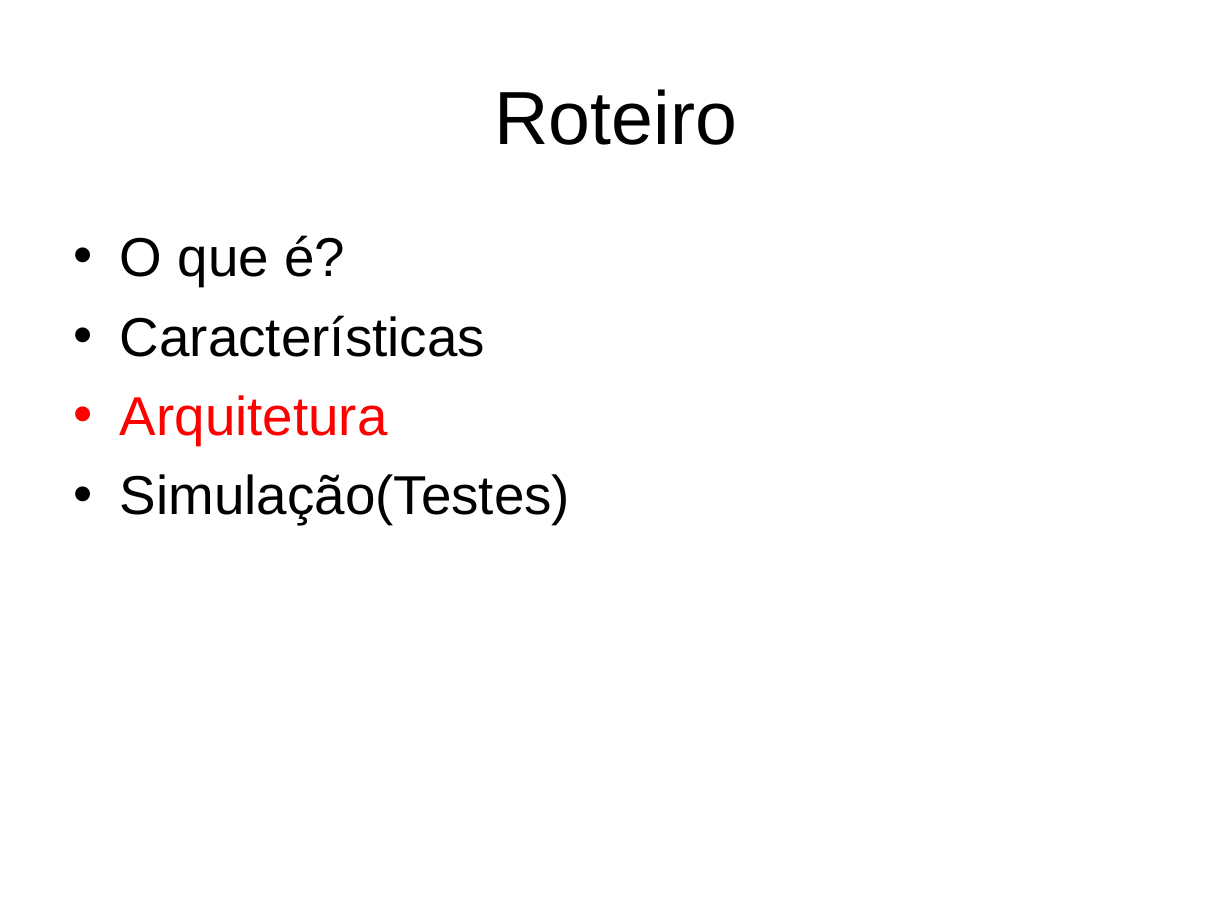
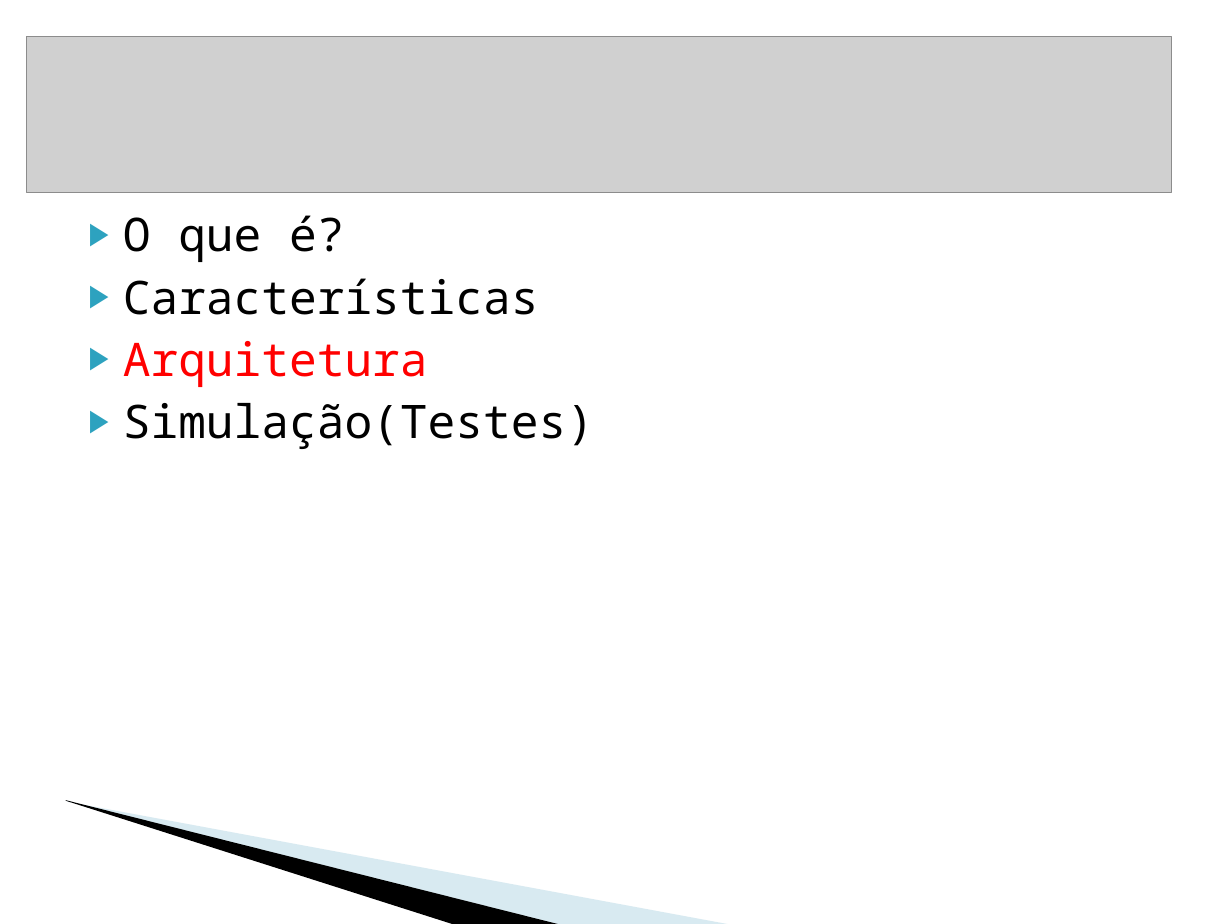
Before and after one commit to krishprince/rollerslam, a slide deck: slide 7 of docs/PresentationSD.ppt. Drawn at 1232x924 pixels with LibreOffice and Linux fonts; fonts in the diff are those of the drawing; grey boxes stand for pictures; background and template pictures are left out. Boxes give left, top, right and bottom in pixels: in the first picture for what was removed or moved away, otherwise in the second. Text is boxed around its words. In the diff, an @@ line names an element or a change of style, - is before the commit and + after.

```diff
--- a/docs/PresentationSD.ppt
+++ b/docs/PresentationSD.ppt
@@ picture added at (26,36,1170,192) @@
@@ title removed at (495,89,738,145) @@
-Roteiro
@@ text "O que é?": place and size @@
-text "O que é?" at (120,235,570,524)
+text "O que é?" at (123,215,594,449)
@@ text "O que é?" at (123,215,594,449): size 32 to 27 pt, font Arial to Noto Sans Mono; bullet • to ▶; less space between paragraphs; bullet colour #000000 to #2DA2BF; bullet colour #FF0000 to #2DA2BF @@
@@ freeform shape added at (96,674,609,869), fill #9FCBDC at 40% opacity @@
@@ freeform shape added at (0,780,505,893), fill #000000 @@
```
Also in this commit, not shown: 10 other slides changed, 4 slides added, 2 slides removed.
